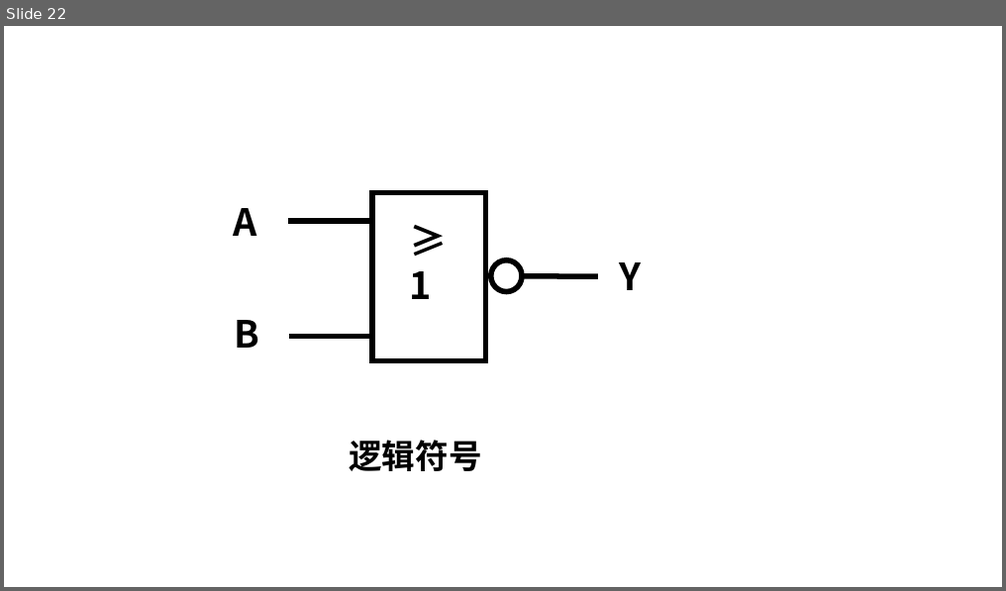
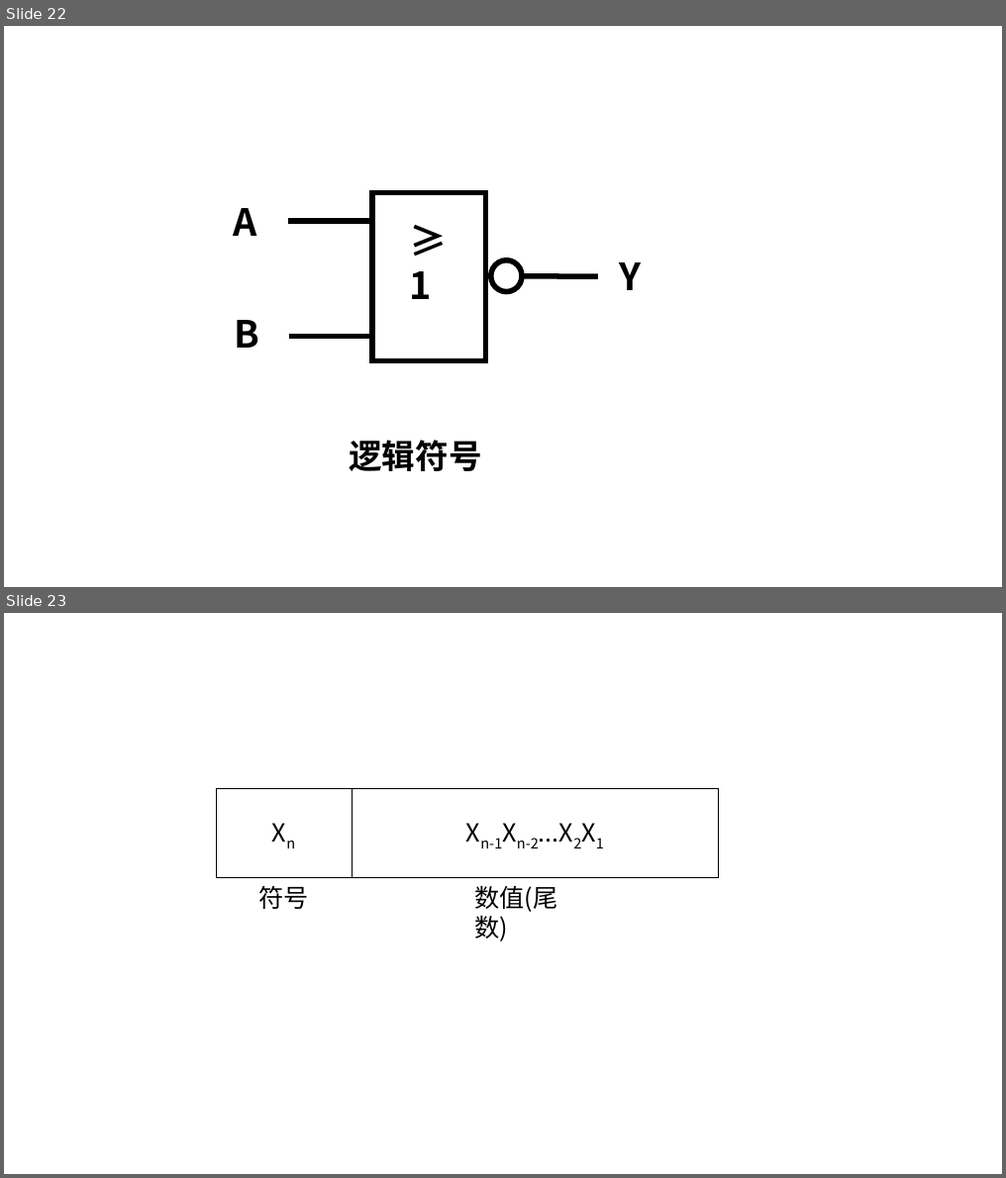
Before and after one commit to letengzz/985211, a slide deck: Principle of Microcomputer/图示.pptx. Shown one above the other, each under a label of ours: slide 22 before the commit, slides 22 and 23 after it. The pictures are 1006x591 and 1006x1178 pixels, drawn with LibreOffice and Linux fonts; fonts in the diff are those of the drawing. Boxes give left, top, right and bottom in pixels: in the first picture for what was removed or moved away, otherwise in the second. Text is boxed around its words. In the diff, an @@ line names an element or a change of style, - is before the commit and + after.

```diff
--- a/Principle of Microcomputer/图示.pptx
+++ b/Principle of Microcomputer/图示.pptx
@@ slide 23 added at [4, 613, 1002, 1174], background #FFFFFF @@
@@ table added at [216, 789, 718, 878], 1 rows, 2 columns @@
+Xn | Xn-1Xn-2...X2X1
@@ text added at [259, 886, 309, 909], 24 pt, text #000000 @@
+符号
@@ text added at [474, 885, 557, 942], 24 pt, text #000000 @@
+数值(尾数)
```
Also in this commit, not shown: 53 other files.
